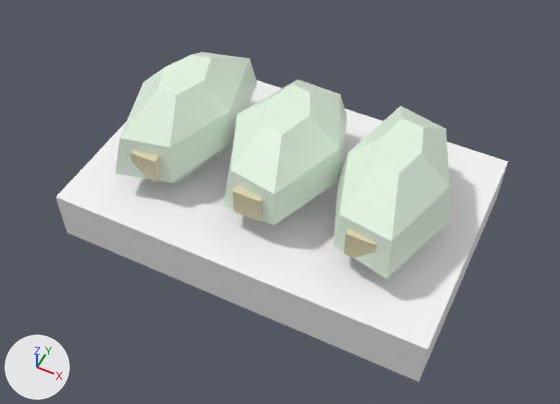
An edit to the glTF model xia-ai-town/assets/hd2d/props/herbs.glb, drawn before and after from the same camera.
One viewpoint serves both versions: a 50 mm lens placed at (1.07, -2.2, 2.83), pointed at (0.03, -0.12, 0.23). The lights are fixed; the arrows at lower left show +X, +Y and +Z. The older version comes first. Vertices at exactly the same position are counted once.

Objects in the first picture: 'herbs'.
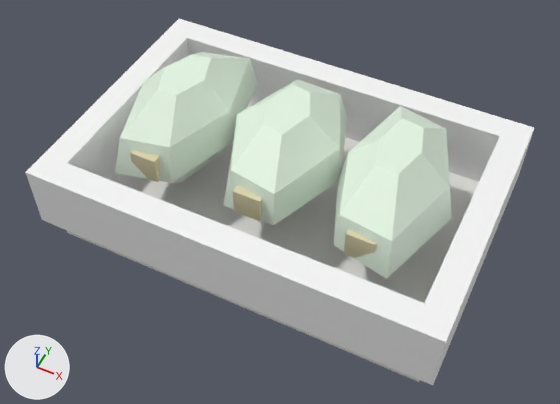
Boxes (x1, y1, x2, y2) around the edits, measured in the pictures (560 x 404 px):
'herbs', reshaped (13% wider, 11% taller): before (56, 52, 508, 382); after (25, 19, 534, 385)
part 1 of me_herbs, built on: before (56, 80, 508, 382); after (25, 19, 534, 385)

Diff of the bpy script that builds the scene:
```diff
--- a/xia-ai-town/assets/hd2d/props/herbs.glb.py
+++ b/xia-ai-town/assets/hd2d/props/herbs.glb.py
@@ mat_xia_p3_wood_light @@
+mat_xia_p3_wood_light = principled_material('XIA_P3_wood_light')
+mat_xia_p3_wood_light.base_color = (0.88, 0.87, 0.83)  # white #f1f0eb
+mat_xia_p3_wood_light.roughness = 0.4
@@ me_herbs @@
 # used by ob_herbs; location = (0.0, 0.0, 0.0)
-me_herbs.from_pydata(...)  # 104 vertices, 180 faces; spans x -0.88..0.88, y -0.56..0.56, z 0.0..0.68
+me_herbs.from_pydata(...)  # 128 vertices, 212 faces; spans x -0.94..0.94, y -0.62..0.62, z 0.0..0.68
+# me_herbs part 1
+# 4 vertices are removed from x -0.88..0.88, y -0.56..0.56, z 0.25
+# 10 faces are deleted
+# 20 vertices are added at x -0.94..0.94, y -0.62..0.62, z 0.12..0.44
+# 8 new vertices lie (0.0, 0.0, 0.32) away from vertices in x -0.94..0.94, y -0.62..0.62, z 0.12
+# 10 new faces join them, mat_xia_p3_wood_light (white #f1f0eb)
+# 32 new faces join them, mat_xia_p3_wood (white #f8f8f8)
 me_herbs.materials.append(mat_xia_p3_wood)
@@ me_herbs @@
 me_herbs.materials.append(mat_xia_p3_straw)
+me_herbs.materials.append(mat_xia_p3_wood_light)  # white #f1f0eb
```
